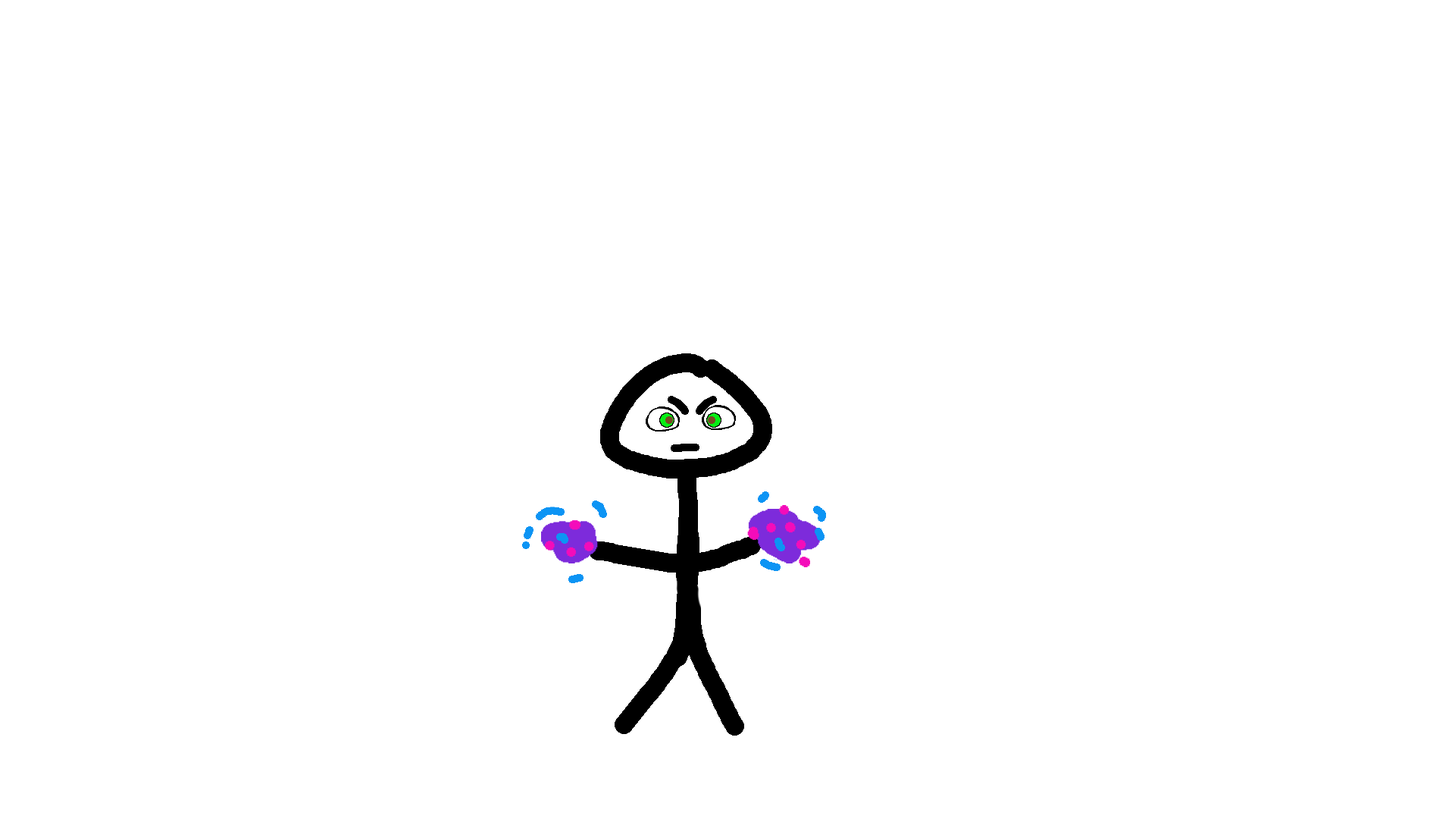
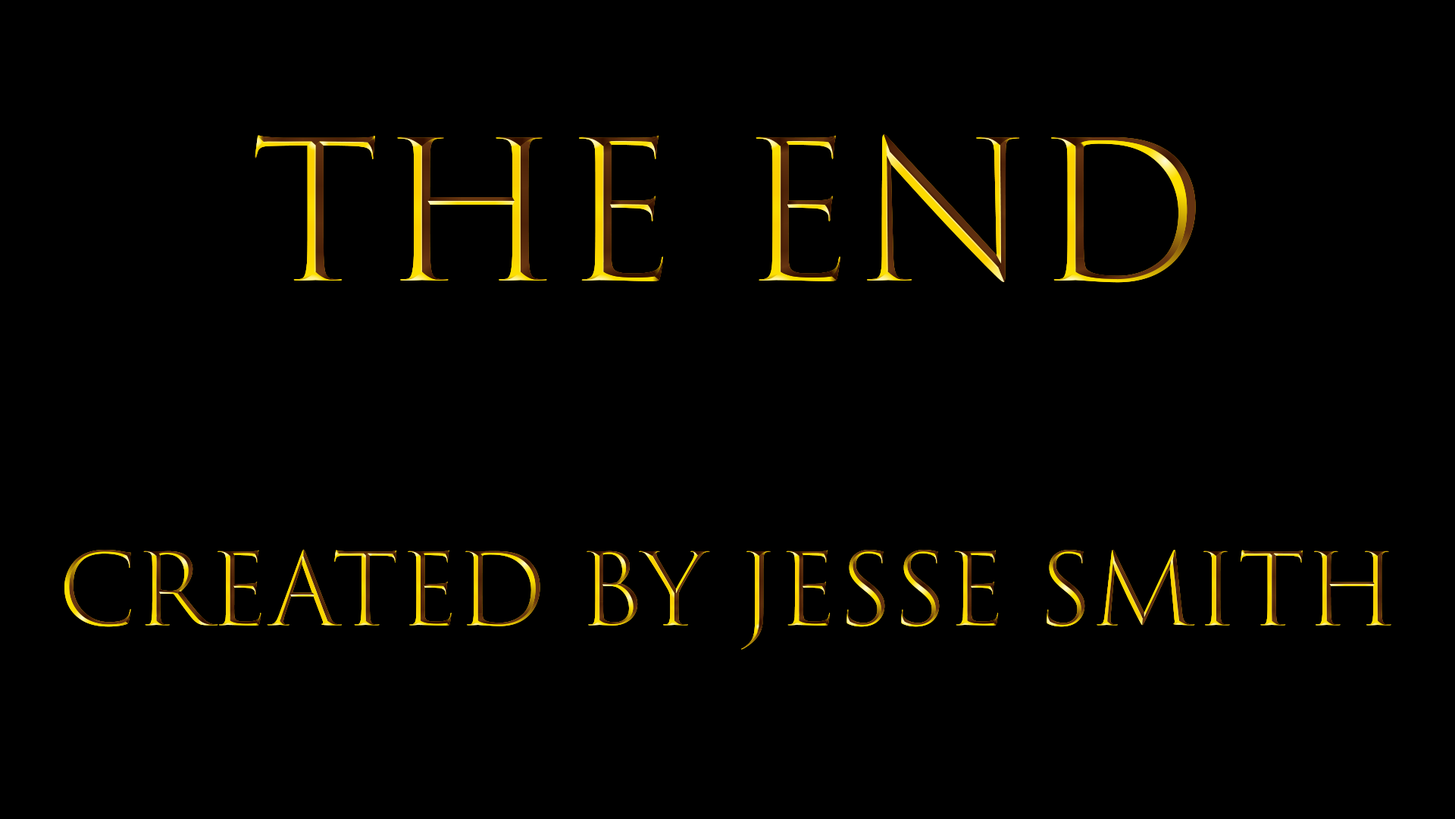
Two versions of the same layered image (1455x819). Layer-by-layer changes:
added group "The End" with 2 layers above "Main Char" over [0,0,1455,819]
added layer "The End Created by Jesse Smith" in group "The End" over [64,134,1392,650]
added layer "Finn" in group "The End" over [0,0,1455,819]
moved "Eyebrows" into group "Main Char" over [667,395,718,415]
moved "Arcane" into group "Main Char" over [505,482,873,701]
moved "Pink" into group "1st Cast" over [544,504,811,567]
moved "Blue" into group "1st Cast" over [522,491,827,583]
moved "Purple" into group "1st Cast" over [541,508,821,564]
moved "Arms" into group "Main Char" over [588,493,771,618]
moved "Eyes" into group "Main Char" over [653,411,735,430]
"LE Angry": opacity 100% → 0% over [653,411,675,428]
moved "Main Char" (2nd of 2, in "Main Char") into group "Main Char" over [600,353,773,736]
